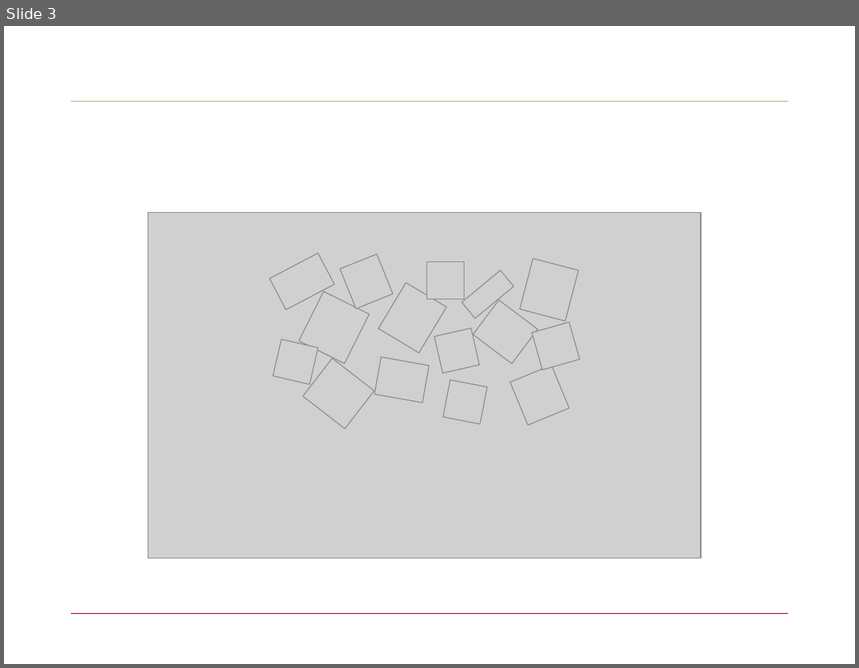
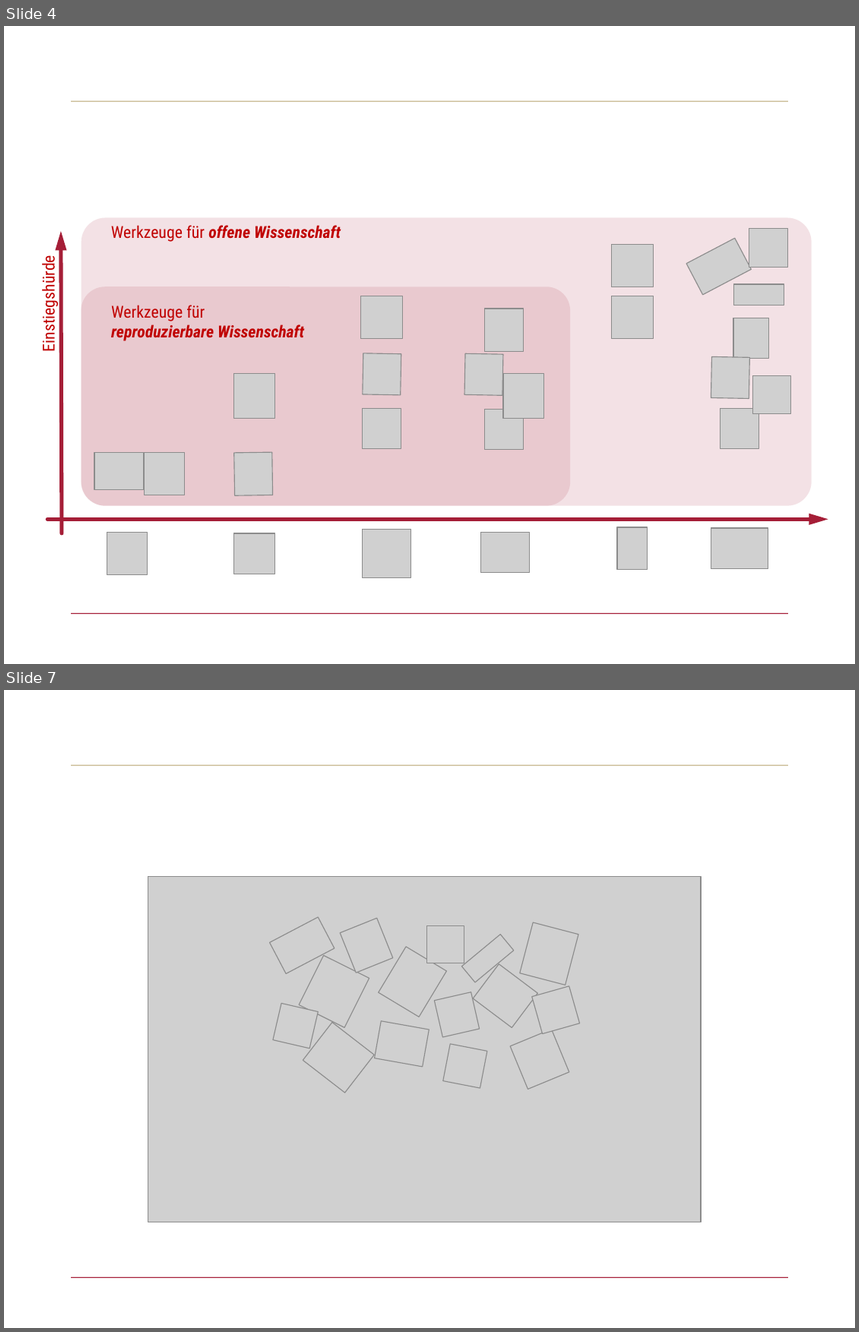
Before and after one commit to sammerk/ZPID2017, a slide deck: Img/PPT_Img.pptx. Shown one above the other, each under a label of ours: slide 3 before the commit, slides 4 and 7 after it; the slides between them are not shown. The pictures are 859x668 and 859x1332 pixels, drawn with LibreOffice and Linux fonts; fonts in the diff are those of the drawing; grey boxes stand for pictures; background and template pictures are left out. Boxes give left, top, right and bottom in pixels: in the first picture for what was removed or moved away, otherwise in the second. Text is boxed around its words. In the diff, an @@ line names an element or a change of style, - is before the commit and + after.

```diff
--- a/Img/PPT_Img.pptx
+++ b/Img/PPT_Img.pptx
@@ slide 4 added at (4,26,855,664), background #FFFFFF; not listed: 2 template elements that a slide beside it also shows @@
@@ rounded rectangle added at (82,218,812,506), fill #A51E37 at 13% opacity @@
@@ text added at (111,225,341,242), 14 pt, text #C00000, bold, italic @@
+Werkzeuge für offene Wissenschaft
@@ picture added at (749,229,787,267) @@
@@ arrow added from (62, 534) to (61, 231), #A51E37 3.25 pt @@
@@ picture added at (612,245,655,287) @@
@@ picture added at (686,238,751,294) @@
@@ text added at (37,265,59,349), 14 pt, text #C00000 @@
+Einstiegshürde
@@ rounded rectangle added at (82,287,571,506), fill #A51E37 at 12% opacity @@
@@ picture added at (360,297,403,339) @@
@@ picture added at (612,297,655,339) @@
@@ picture added at (734,284,785,306) @@
@@ text added at (111,305,304,341), 14 pt, text #C00000, bold, italic @@
+Werkzeuge für
+reproduzierbare Wissenschaft
@@ picture added at (485,309,524,352) @@
@@ picture added at (734,319,769,359) @@
@@ picture added at (363,354,402,395) @@
@@ picture added at (465,354,504,396) @@
@@ picture added at (711,357,750,398) @@
@@ picture added at (234,374,275,419) @@
@@ picture added at (503,374,544,419) @@
@@ picture added at (753,376,791,414) @@
@@ picture added at (363,409,401,449) @@
@@ picture added at (485,409,524,449) @@
@@ picture added at (721,409,760,449) @@
@@ picture added at (94,452,143,490) @@
@@ picture added at (145,452,184,496) @@
@@ picture added at (234,452,273,495) @@
@@ arrow added from (47, 520) to (829, 520), #A51E37 3.25 pt @@
@@ picture added at (107,532,147,575) @@
@@ picture added at (234,534,275,574) @@
@@ picture added at (363,529,411,578) @@
@@ picture added at (481,532,530,573) @@
@@ picture added at (618,528,648,570) @@
@@ picture added at (712,528,769,569) @@
@@ what was slide 3 is now slide 7 @@
```
Also in this commit, not shown: 1 slide changed, 3 other slides added, 36 other files.
